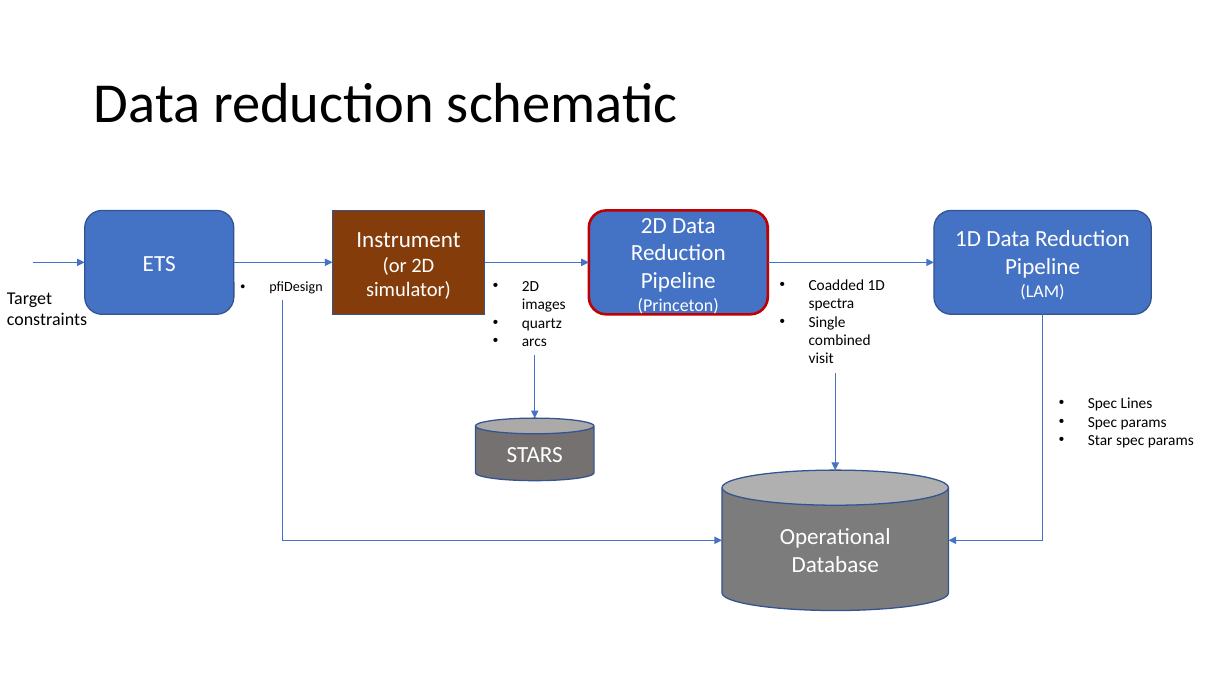
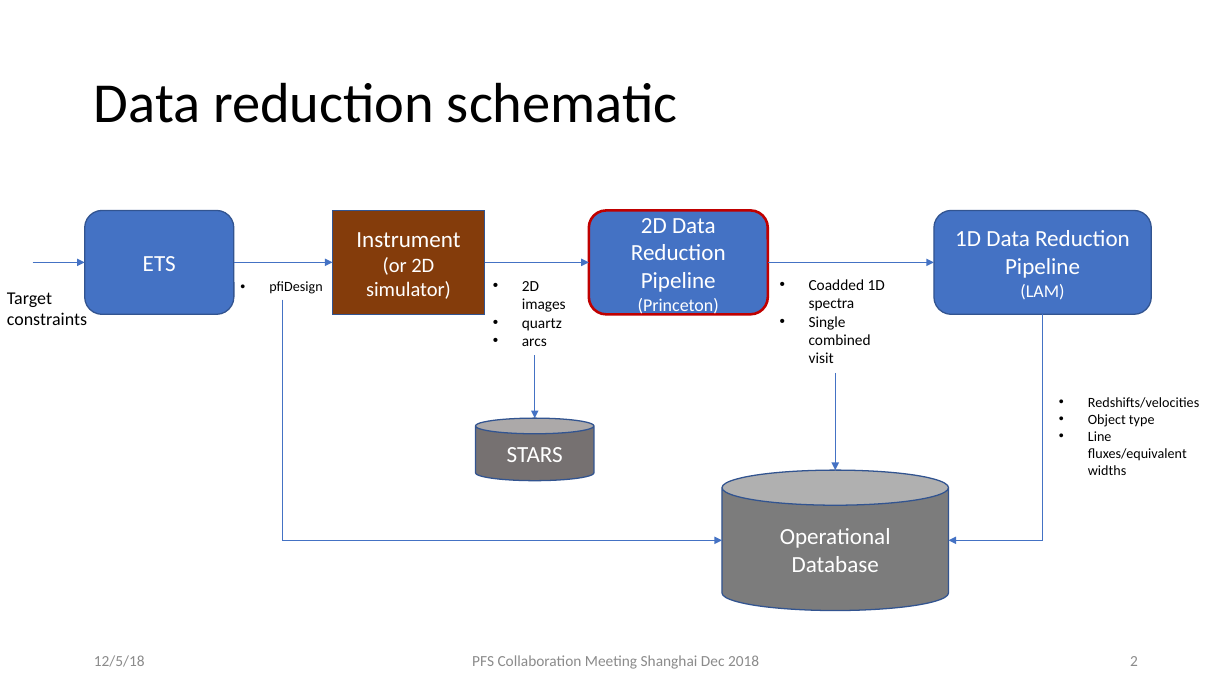
Before and after one commit to hassanxp/Shanghai2018, a slide deck: slide 2 of presentation-drp-plan/2DDRP-PresentationShanghai2018.pptx. Drawn at 1232x693 pixels with LibreOffice and Linux fonts; fonts in the diff are those of the drawing. Boxes give left, top, right and bottom in pixels: in the first picture for what was removed or moved away, otherwise in the second. Text is boxed around its words. In the diff, an @@ line names an element or a change of style, - is before the commit and + after.

```diff
--- a/presentation-drp-plan/2DDRP-PresentationShanghai2018.pptx
+++ b/presentation-drp-plan/2DDRP-PresentationShanghai2018.pptx
@@ text at (x1=1088, y1=397, x2=1199, y2=475): text changed; size 12 to 11 pt @@
-• Spec Lines
-• Spec params
-• Star spec params
+• Redshifts/velocities
+• Object type
+• Line fluxes/equivalent widths
@@ text added at (x1=94, y1=655, x2=145, y2=667), 12 pt, text #8C8C8C @@
+12/5/18
@@ text added at (x1=472, y1=655, x2=759, y2=669), 12 pt, text #8C8C8C @@
+PFS Collaboration Meeting Shanghai Dec 2018
@@ page number added at (x1=1130, y1=656, x2=1138, y2=666), 12 pt, text #8C8C8C @@
+2
```
Also in this commit, not shown: 10 other slides changed, 1 slide added, 1 other file.
